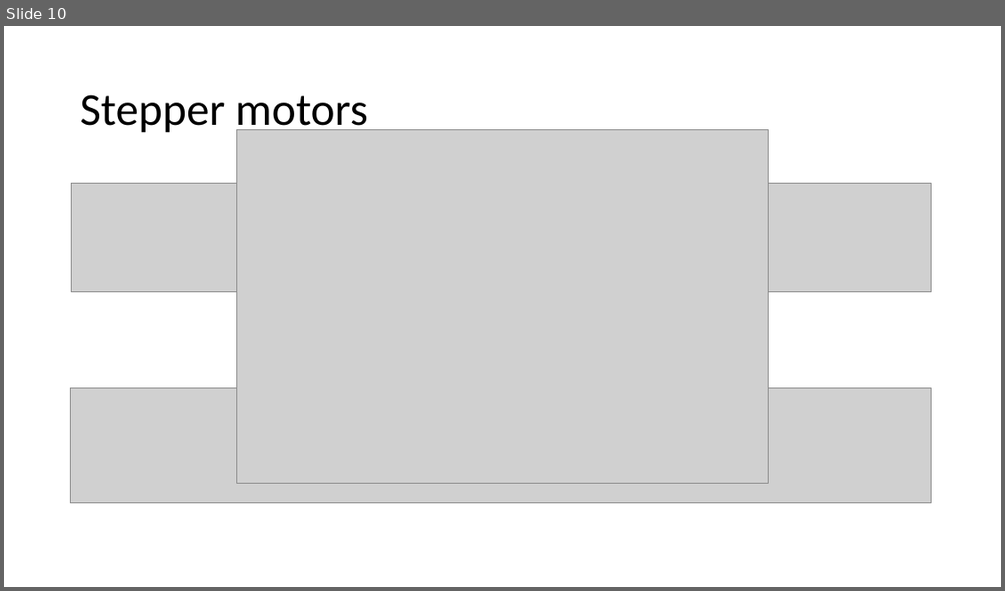
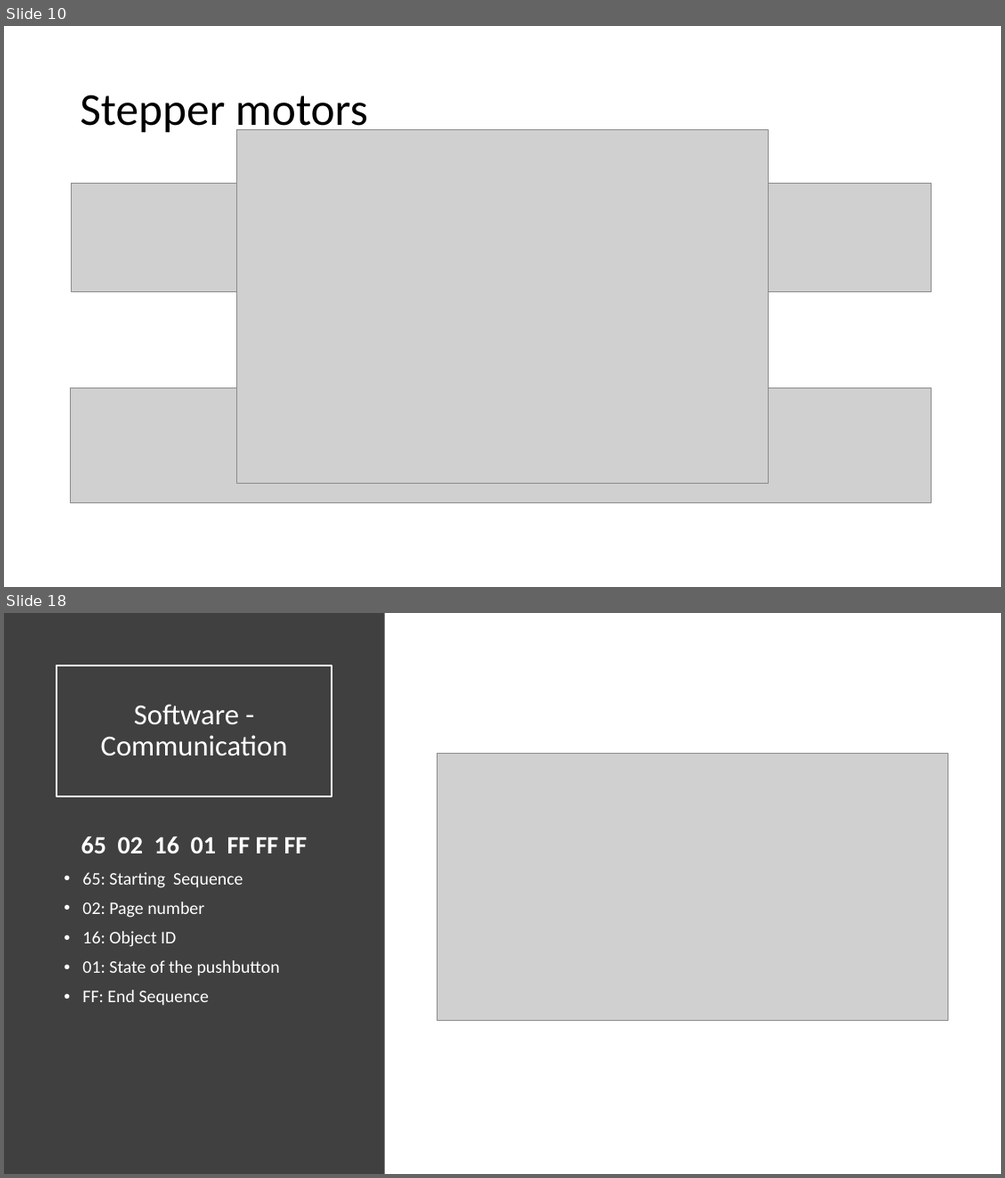
Before and after one commit to AkazeX/GEM, a slide deck: 999_Präsentation/PPP/GEM.pptx. Shown one above the other, each under a label of ours: slide 10 before the commit, slides 10 and 18 after it; the slides between them are not shown. The pictures are 1005x591 and 1005x1178 pixels, drawn with LibreOffice and Linux fonts; fonts in the diff are those of the drawing; grey boxes stand for pictures. Boxes give left, top, right and bottom in pixels: in the first picture for what was removed or moved away, otherwise in the second. Text is boxed around its words. In the diff, an @@ line names an element or a change of style, - is before the commit and + after.

```diff
--- a/999_Präsentation/PPP/GEM.pptx
+++ b/999_Präsentation/PPP/GEM.pptx
@@ slide 18 added at (x1=4, y1=613, x2=1001, y2=1174), background #FFFFFF @@
@@ rectangle added at (x1=4, y1=613, x2=385, y2=1174), fill #404040 @@
@@ title added at (x1=57, y1=666, x2=332, y2=796), outline #FFFFFF 1.5 pt, 28 pt, text #FFFFFF @@
+Software - Communication
@@ picture added at (x1=437, y1=754, x2=948, y2=1021) @@
@@ text added at (x1=81, y1=836, x2=307, y2=1005), 17 pt, text #FFFFFF @@
+65 02 16 01 FF FF FF
+• 65: Starting Sequence
+• 02: Page number
+• 16: Object ID
+• 01: State of the pushbutton
+• FF: End Sequence
```
Also in this commit, not shown: 9 slides changed, 5 other slides added, 2 slides removed, 5 other files.
